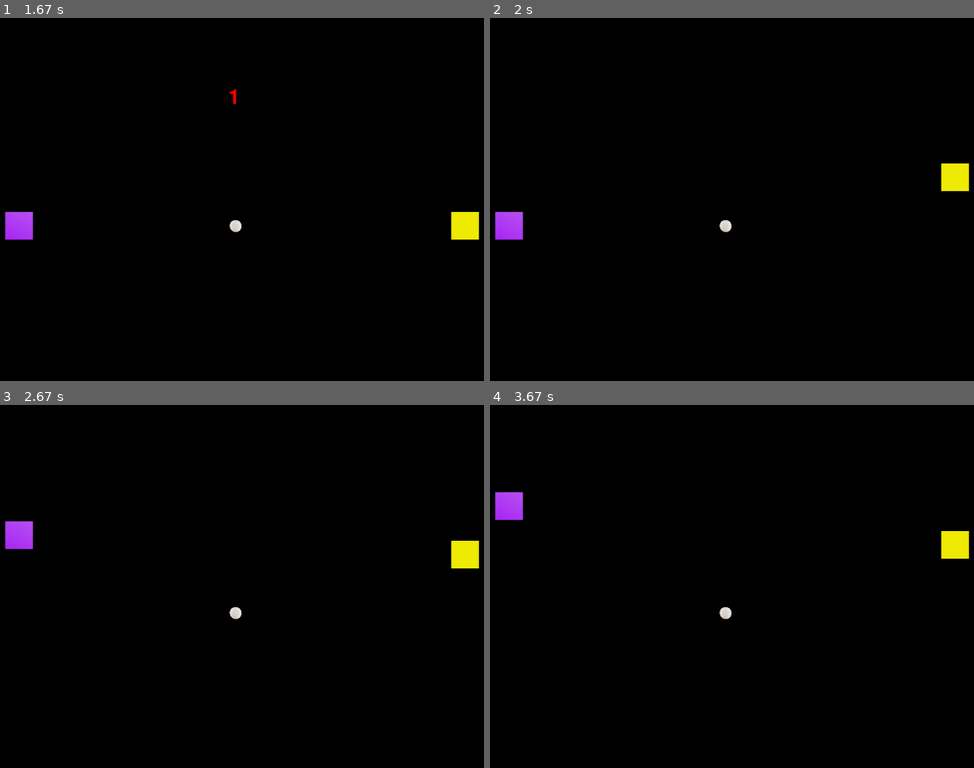
Above: before the commit, frames 1-4 (two rows, left to right).
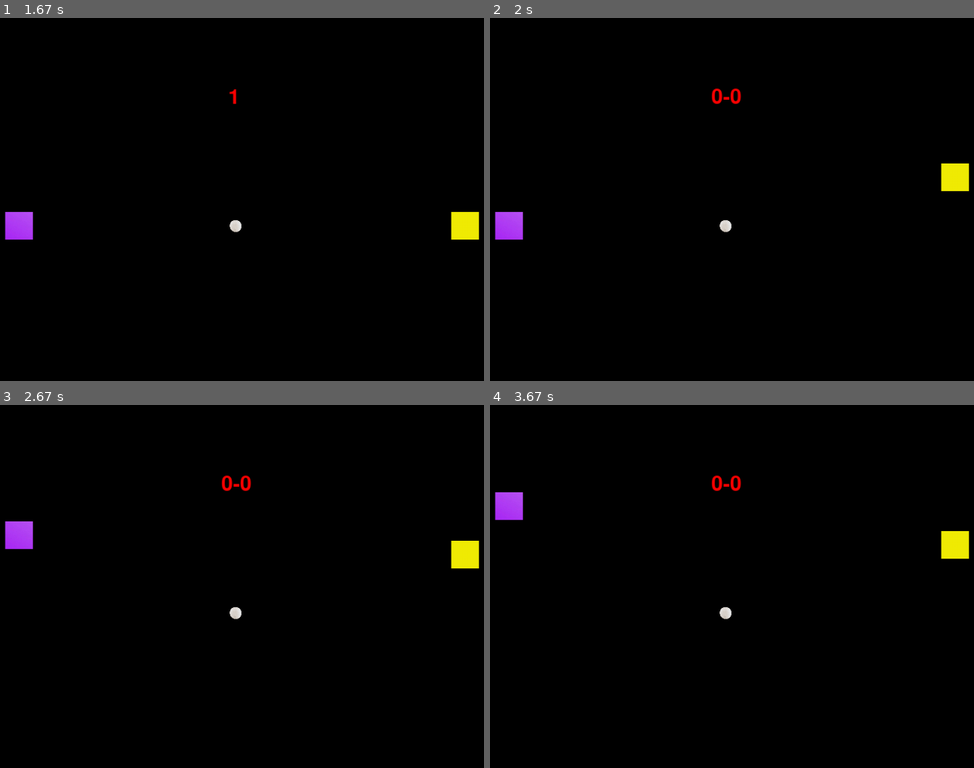
Above: after the commit, the same moments.

Repository: valera-creator/pygame_ping_pong
Game: pygame game, started from main.py
Same seed, same stepped clock (60 frames per second), same inputs: the game is played once before the commit and once after it.
Inputs:
- Up to frame 1 (1.67 s): no input
- Up to frame 2 (2 s): hold Up from 1.83 s (still down)
- Up to frame 3 (2.67 s): release Up at 2.3 s; hold Up from 2.33 s (still down); tap W at 2.4 s
- Up to frame 4 (3.67 s): release Up at 2.7 s; hold Up 2.73-3.03 s; tap W at 2.8, 3.13, 3.53 s; hold Up 3.07-3.43 s; hold Up from 3.47 s (still down)

Frame 1 is identical in both runs. In frame 2, 0.2% of the frame differs, in the area x 45-52%, y 19-24%; in frame 3, 0.2%; in frame 4, 0.2%.

Commit message:
счет голов

Diff:
--- a/main.py
+++ b/main.py
@@ -86,7 +86,9 @@
         clock.tick(fps)
         if start_seconds > 0:
             render_text(screen=screen, size=45, x=width // 2 - 10, y=100, text=str(start_seconds))
-        if start_seconds < 0:
+        if start_seconds <= 0:
+            render_text(screen=screen, size=45, x=width // 2 - 20, y=100,
+                        text=f'{player1.cnt_goals}-{player2.cnt_goals}')
             ball.update()
 
         pygame.display.flip()
Not shown, changed: assets/tz.docx
